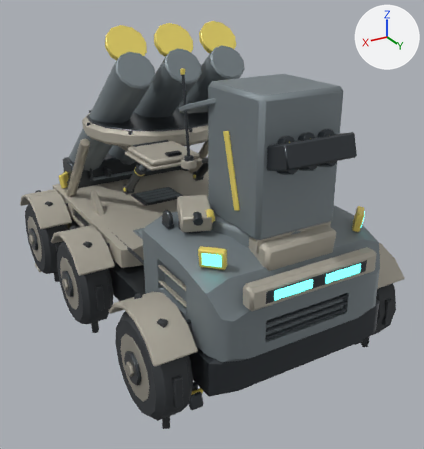
What one commit did to the FBX model unity/RogueCommandAssetAuthoring/Assets/RogueCommandExpansionSample/Models/SkyguardSAM.fbx.
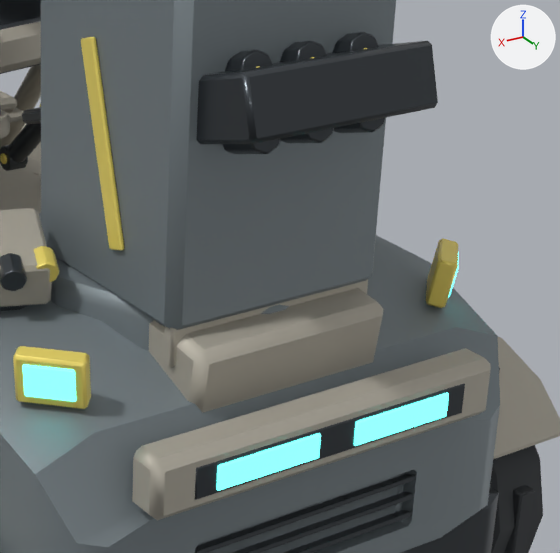
There are two pictures of each version: one whole from a 50 mm lens placed at (2.41, 4.5, 3.07), pointed at (-0.11, 0.3, 0.97), one close up on the part from 46% to 95% of the width and 26% to 72% of the height. Every picture has the same lights, and +X, +Y and +Z are marked at upper right. The first two pictures are the older version. Vertices at exactly the same position are counted once.

In view in the first close-up: 'SkyguardSAM_Batch_Emissive', 'SkyguardSAM_Batch_Gunmetal', 'SkyguardSAM_Batch_LightArmor', 'SkyguardSAM_Batch_PrimaryArmor', 'SkyguardSAM_Batch_Tread', 'SkyguardSAM_Batch_Warning', 'SkyguardSAM_Batch_WheelRim'.
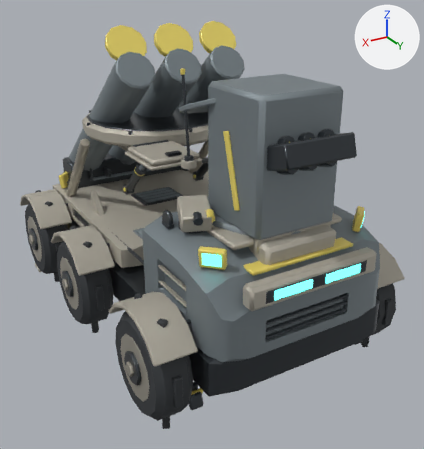
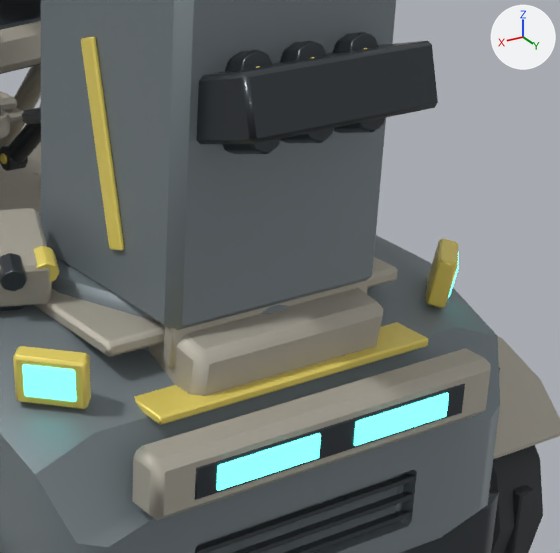
Where the change shows, as pixel boxes (x1, y1, x2, y2) in the close-ups (560 x 553 px):
'SkyguardSAM_Batch_Warning', reshaped (mostly hidden)
    before: (0, 37, 458, 409)
    after: (0, 37, 458, 425)
part 1 of me_cube_038, added (yellow)
    after: (134, 322, 428, 425)
part 2 of me_cube_037, added
    after: (34, 257, 397, 357)

The edits, one by one:
me_cube_037 is used by ob_skyguardsam_batch_lightarmor; location (0.0, 0.0, 0.0).
me_cube_037 had 1544 vertices, 1562 faces and spanned x -1.13..1.13, y -1.67..1.88, z 0.0..1.95.
me_cube_037 now has 1568 vertices, 1588 faces and spans x -1.13..1.13, y -1.67..1.88, z 0.0..1.95.
me_cube_037 part 2: a new loose piece of 24 vertices spanning x -0.48..0.48, y 1.0..1.56, z 1.37..1.41, in mat_skyguardsam_lightarmor (grey #b8b3a6).
me_cube_038 is used by ob_skyguardsam_batch_warning; location (0.0, 0.0, 0.0).
me_cube_038 had 1368 vertices, 1398 faces and spanned x -0.94..0.94, y -1.55..1.74, z 0.28..2.67.
me_cube_038 now has 1392 vertices, 1424 faces and spans x -0.94..0.94, y -1.55..1.74, z 0.28..2.67.
me_cube_038 part 1: a new loose piece of 24 vertices spanning x -0.44..0.44, y 1.59..1.74, z 1.25..1.28, in mat_skyguardsam_warning (yellow #f1dd6c).
